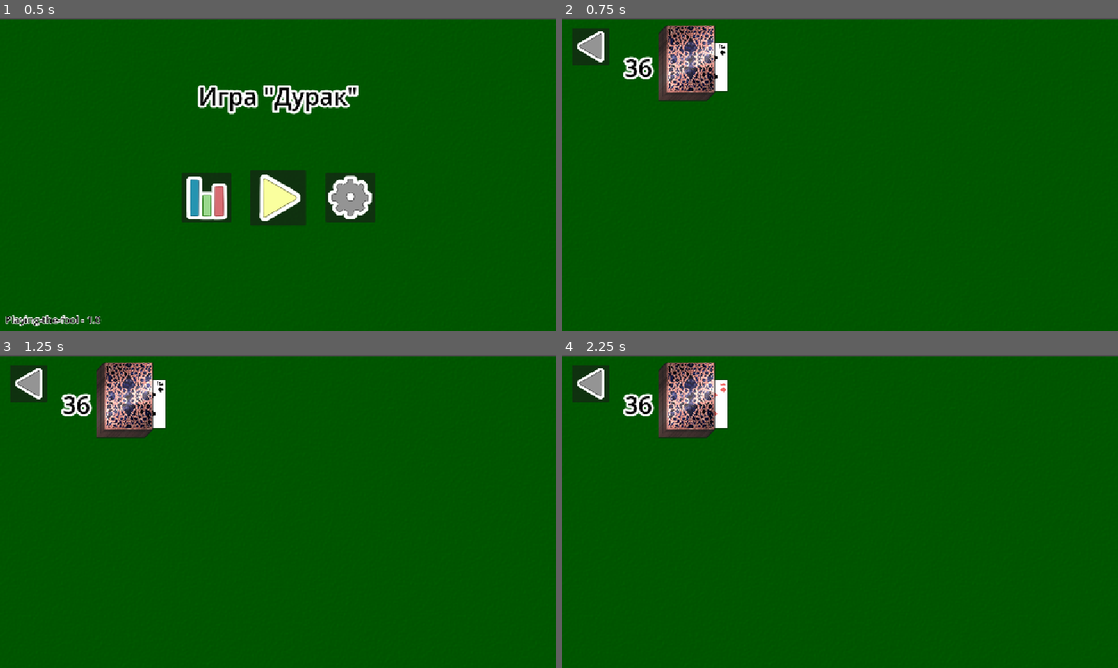
Above: before the commit, frames 1-4 (two rows, left to right).
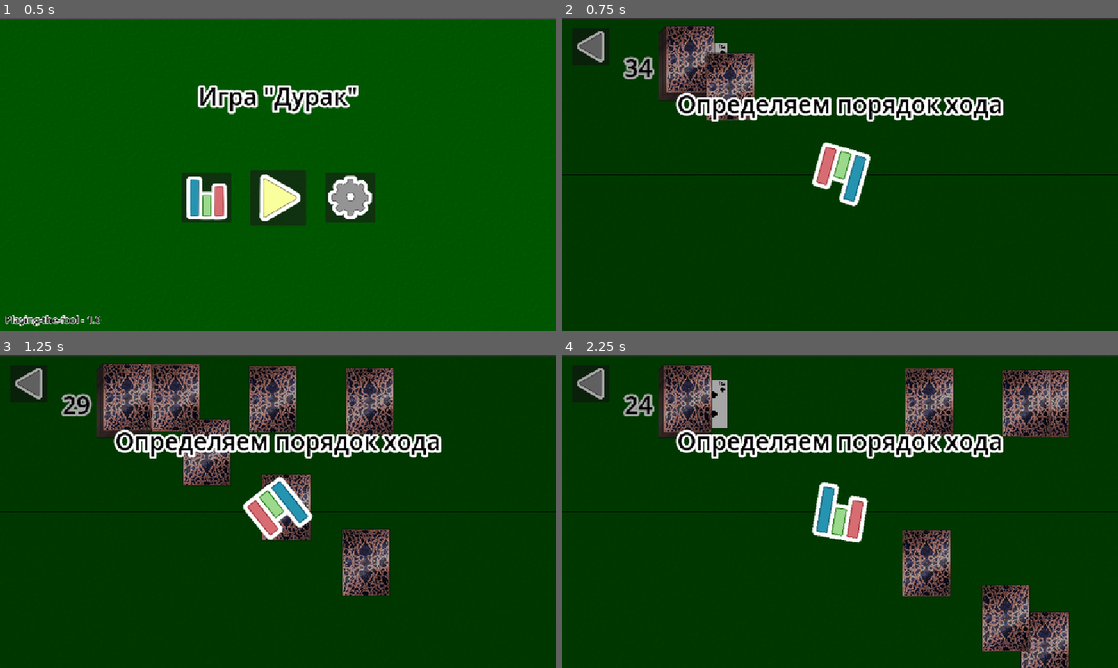
Above: after the commit, the same moments.

Repository: Yulya-S/Playing-the-fool
Game: Godot game, scene res://scenes/main.tscn
Two runs of this game, one before a commit and one after it. Both use one fixed random seed, a clock stepped at 60 frames per second and the inputs below.
Inputs (mouse positions are in pixels of both pictures, inside the frame that each line leads up to):
- Up to frame 1 (0.5 s): no input
- Up to frame 2 (0.75 s): click (840, 196) at 0.5 s
- Up to frame 3 (1.25 s): no input
- Up to frame 4 (2.25 s): click (589, 383) at 1.25 s; click (840, 533) at 2.02 s

Frame 1 is identical in both runs. In frame 2, 99% of the frame differs, in the area x 0-100%, y 0-100%; in frame 3, 99%; in frame 4, 99%.
Error in both runs: Invalid call. Nonexistent function 'store_json' in base 'Node (Global.gd)'. (res://scripts/main.gd:9)

Commit message:
dealing cards

Diff:
--- a/playing-the-fool/scenes/fragments/card.tscn
+++ b/playing-the-fool/scenes/fragments/card.tscn
@@ -10,7 +10,6 @@
 script = ExtResource("1_0bgfi")
 
 [node name="Pack" parent="." instance=ExtResource("1_iriu1")]
-scale = Vector2(0.4, 0.4)
 
 [node name="CollisionShape2D" type="CollisionShape2D" parent="."]
 position = Vector2(0, -7.5)
--- a/playing-the-fool/scenes/pages/game.tscn
+++ b/playing-the-fool/scenes/pages/game.tscn
@@ -1,9 +1,10 @@
-[gd_scene load_steps=11 format=3 uid="uid://yk6gbargmxh5"]
+[gd_scene load_steps=12 format=3 uid="uid://yk6gbargmxh5"]
 
 [ext_resource type="PackedScene" uid="uid://cskwp4r1g2e3m" path="res://scenes/fragments/pack.tscn" id="1_2x851"]
 [ext_resource type="Script" uid="uid://b3qqbfont2jp2" path="res://scripts/fragments/deck.gd" id="1_773x0"]
 [ext_resource type="Script" uid="uid://ij3ltfidj7l8" path="res://scripts/pages/game.gd" id="1_qlvyt"]
 [ext_resource type="Texture2D" uid="uid://biqd5kwm04uh1" path="res://img/icons/right.png" id="3_773x0"]
+[ext_resource type="Script" uid="uid://c2th33oclx47y" path="res://scripts/fragments/Hand.gd" id="5_kt16h"]
 [ext_resource type="Texture2D" uid="uid://wht0kkbpyd7h" path="res://img/icons/statistic.png" id="5_ut5xk"]
 [ext_resource type="Script" uid="uid://cv3y2qsx48bj7" path="res://scripts/fragments/first_move_determination.gd" id="6_ut5xk"]
 
@@ -111,8 +112,19 @@
 [node name="Cards" type="Node2D" parent="Deck"]
 position = Vector2(179, 0)
 
+[node name="Timer" type="Timer" parent="Deck"]
+wait_time = 0.1
+autostart = true
+
+[node name="Computer" type="Node2D" parent="."]
+script = ExtResource("5_kt16h")
+pos = Vector2(1000, 100)
+
+[node name="Hand" type="Node2D" parent="."]
+script = ExtResource("5_kt16h")
+pos = Vector2(1000, 600)
+
 [node name="FirstMoveDetermination" type="ColorRect" parent="."]
-visible = false
 layout_mode = 0
 offset_right = 1152.0
 offset_bottom = 648.0
@@ -170,4 +182,5 @@
 }
 
 [connection signal="button_down" from="Button" to="." method="_on_button_button_down"]
+[connection signal="timeout" from="Deck/Timer" to="Deck" method="_on_timer_timeout"]
 [connection signal="animation_finished" from="FirstMoveDetermination/Result/AnimationPlayer" to="FirstMoveDetermination/Arrow" method="_on_animation_player_animation_finished"]
--- /dev/null
+++ b/playing-the-fool/scripts/fragments/Hand.gd
@@ -0,0 +1,4 @@
+extends Node
+class_name Hand
+var cards: Array = []
+@export var pos: Vector2 = Vector2(0, 0)
--- a/playing-the-fool/scripts/fragments/card.gd
+++ b/playing-the-fool/scripts/fragments/card.gd
@@ -4,6 +4,13 @@
 var suit: int = 0 # Масть
 var price: int = 0 # Цена
 var trump: bool = false # Метка козырности
+
+var new_pos: Array = [false, Vector2(0, 0)]
+
+func _process(delta: float) -> void:
+	if new_pos[0]:
+		position = position.move_toward(new_pos[1], 1000. * delta)
+		if new_pos[1] == position: new_pos [0] = false
 
 # Применение индекса
 func set_value(idx: int) -> void:
@@ -20,3 +27,6 @@
 func show_card() -> void: $Pack.frame = (price - 5) * 4 + suit
 
 func hide_card() -> void: $Pack.frame = 40
+
+# Перемещение карты
+func transfer(pos: Vector2) -> void: new_pos = [true, pos]
--- a/playing-the-fool/scripts/fragments/deck.gd
+++ b/playing-the-fool/scripts/fragments/deck.gd
@@ -2,6 +2,7 @@
 @onready var Cards = $Cards
 # Переменная
 var card: Resource = load("res://scenes/fragments/card.tscn")
+var user_idx: bool = true
 
 func _ready() -> void:
 	var card_array: Array = Array(range(1, 37))
@@ -12,3 +13,17 @@
 		Cards.get_child(-1).position.y -= (36 - len(card_array)) * 0.5
 	$Label.set_text(str(Cards.get_child_count()))
 	$Pack.hide_shadow(Cards.get_child(0).suit)
+
+func dealing_cards(user: Hand) -> void:
+	Cards.get_child(-1).reparent(user)
+	user.get_child(-1).transfer(user.pos)
+
+func _on_timer_timeout() -> void:
+	dealing_cards($"../Hand" if user_idx else $"../Computer")
+	user_idx = not user_idx
+	if $"../Computer".get_child_count() >= 6: user_idx = true
+	if $"../Hand".get_child_count() >= 6: user_idx = false
+	if ($"../Hand".get_child_count() >= 6 and $"../Computer".get_child_count() >= 6) or \
+		Cards.get_child_count() == 0:
+			$Timer.stop()
+	$Label.set_text(str(Cards.get_child_count()))
--- a/playing-the-fool/scripts/fragments/first_move_determination.gd
+++ b/playing-the-fool/scripts/fragments/first_move_determination.gd
@@ -10,6 +10,7 @@
 	var deg: int = int(rad_to_deg(final_rotation)) % 360
 	Result.set_text("_USER"+str(int(deg < 90 or deg > 270)))
 	Result.add_theme_color_override("font_outline_color", Color("#fe0033") if deg < 90 or deg > 270 else Color("#0092d6"))
+	$"../..".current_player = deg < 90 or deg > 270
 	# Анимация вращения стрелки
 	var tween = create_tween()
 	tween.set_trans(Tween.TRANS_QUART)
--- a/playing-the-fool/scripts/pages/game.gd
+++ b/playing-the-fool/scripts/pages/game.gd
@@ -1,4 +1,5 @@
 extends Control
+var current_player: bool = true
 
 # Выход из игры
 func _on_button_button_down() -> void: Global.close_window("menu")
Not shown, added: playing-the-fool/scripts/fragments/Hand.gd.uid
